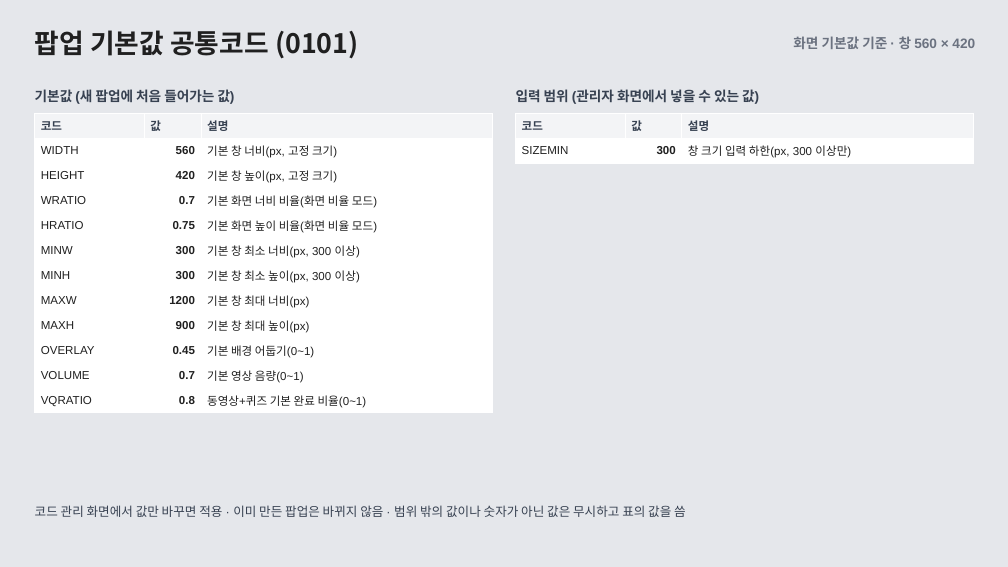
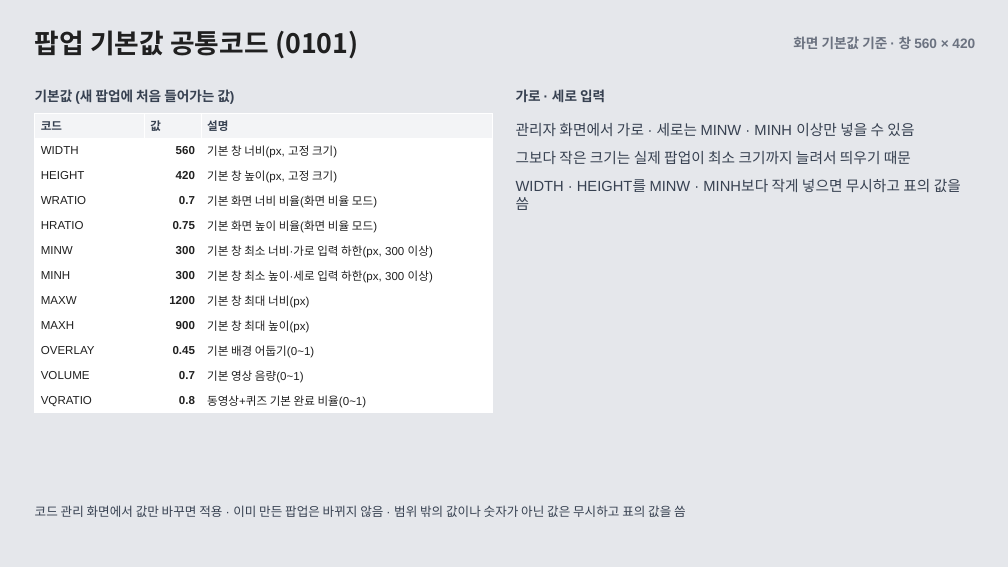
Before and after one commit to ok-sy/WPF_WindowsPopupWithC_proto, a slide deck: slide 12 of docs/design/61_popup_layout_guide/공통 팝업 UI 가이드 · WEB과 WPF (화면 기본값).pptx. Drawn at 1008x567 pixels with LibreOffice and Linux fonts; fonts in the diff are those of the drawing. Boxes give left, top, right and bottom in pixels: in the first picture for what was removed or moved away, otherwise in the second. Text is boxed around its words. In the diff, an @@ line names an element or a change of style, - is before the commit and + after.

```diff
--- a/docs/design/61_popup_layout_guide/공통 팝업 UI 가이드 · WEB과 WPF (화면 기본값).pptx
+++ b/docs/design/61_popup_layout_guide/공통 팝업 UI 가이드 · WEB과 WPF (화면 기본값).pptx
@@ text at [516, 89, 605, 102]: text changed @@
-입력 범위 (관리자 화면에서 넣을 수 있는 값)
+가로 · 세로 입력
@@ table at [35, 113, 492, 413] @@
-row 6, column 3: 기본 창 최소 너비(px, 300 이상)
+row 6, column 3: 기본 창 최소 너비·가로 입력 하한(px, 300 이상)
-row 7, column 3: 기본 창 최소 높이(px, 300 이상)
+row 7, column 3: 기본 창 최소 높이·세로 입력 하한(px, 300 이상)
@@ table removed at [516, 113, 973, 521], 2 rows, 3 columns @@
-코드 | 값 | 설명
-SIZEMIN | 300 | 창 크기 입력 하한(px, 300 이상만)
@@ text added at [516, 123, 961, 210], 14 pt, text #374151 @@
+관리자 화면에서 가로 · 세로는 MINW · MINH 이상만 넣을 수 있음
+그보다 작은 크기는 실제 팝업이 최소 크기까지 늘려서 띄우기 때문
+WIDTH · HEIGHT를 MINW · MINH보다 작게 넣으면 무시하고 표의 값을 씀
```
Also in this commit, not shown: 11 other files.
